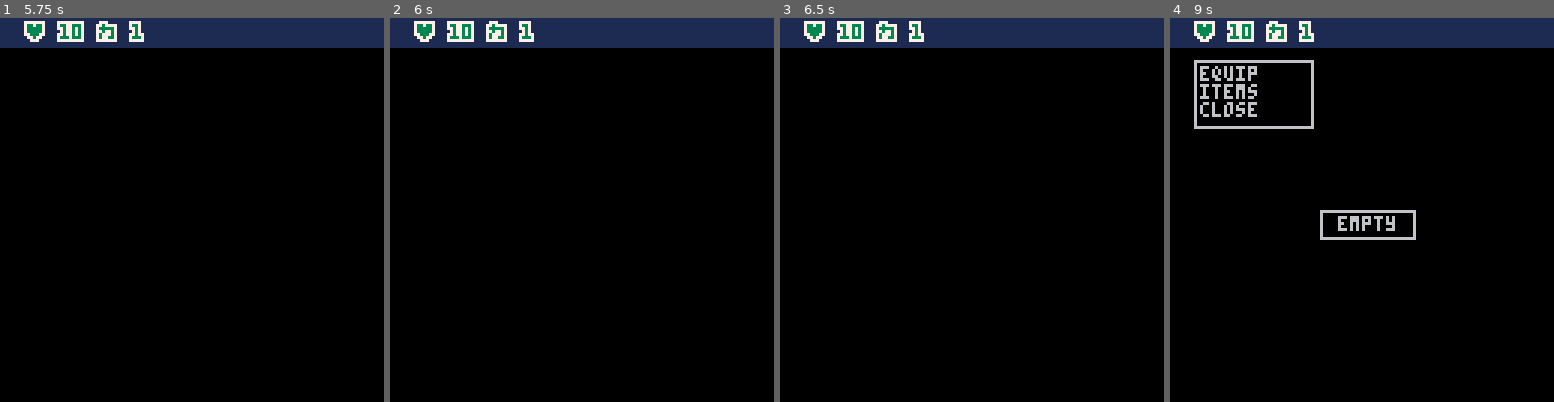
Above: before the commit, frames 1-4 (left to right).
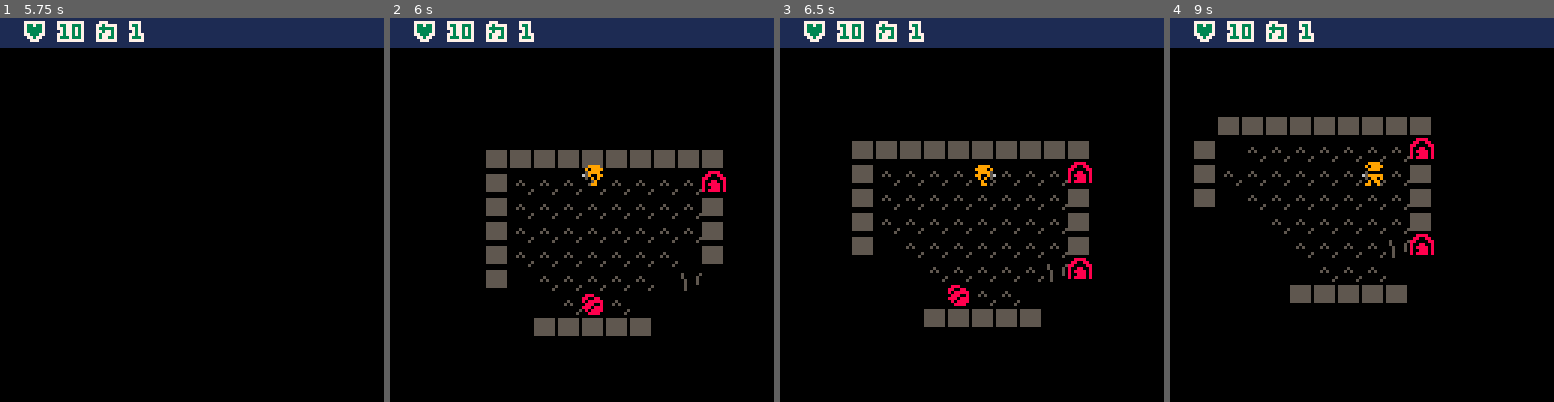
Above: after the commit, the same moments.

Repository: chebastian/picoabyss
Game: PICO-8 cartridge rouge.p8
Two runs of this game, one before a commit and one after it. Both use one fixed random seed, a clock stepped at 60 frames per second and the inputs below.
Inputs:
- Up to frame 1 (5.75 s): tap X (X key) at 0.33, 1.07, 1.85, 2.97, 4.08, 5.2 s; tap O (Z key) at 0.7, 1.7, 2.1, 2.5, 2.9, 3.3, 3.7, 4.1, 4.5, 4.9, 5.3, 5.7 s; hold Right 1.6-2.1 s; hold Up 2.15-2.42 s; hold Right 2.47-3.03 s; hold Left 3.08-3.58 s; hold Down 3.63-3.97 s; hold Right 4.02-4.68 s; hold Up 4.73-5.03 s; hold Left 5.08-5.68 s; hold Down from 5.73 s (still down)
- Up to frame 2 (6 s): keep holding Down
- Up to frame 3 (6.5 s): release Down at 6.03 s; hold Right from 6.08 s (still down); tap O (Z key) at 6.1 s; tap X (X key) at 6.32 s
- Up to frame 4 (9 s): tap O (Z key) every 0.4 s from 6.5 to 8.9 s; release Right at 6.58 s; hold Right 6.63-7.13 s; hold Up 7.18-7.45 s; tap X (X key) at 7.43, 8.55 s; hold Right 7.5-8.07 s; hold Left 8.12-8.62 s; hold Down from 8.67 s (still down)

Frame 1 is identical in both runs. In frame 2, 7.6% of the frame differs, in the area x 25-88%, y 34-83%; in frame 3, 7.6%; in frame 4, 9.0%, in the area x 6-69%, y 10-75%.

Commit message:
only add traps to empty spaces, not occupied by walls or other entities
e.g multiple smokes

Diff:
--- a/rouge.p8
+++ b/rouge.p8
@@ -654,7 +654,7 @@
 function upd_smok(e)
 	if e.life <= 0 then
 		del(_ents,e)
-		updatefow()
+--		updatefow()
 	else
 		e.life -= 1
 		if e.life <= 1 then
@@ -754,7 +754,11 @@
 		-- release squid
 		_dbg[1] = #dirs
 		for d in all(dirs) do
-		 add_trap(_mobsmok,p(ent.pos.x+d.x,ent.pos.y+d.y),trap_noop)
+		 local dx,dy = ent.pos.x+d.x,ent.pos.y+d.y
+			if not chk_solid(p(dx,dy))
+			and not sld_ent_at(p(dx,dy)) then
+				 add_trap(_mobsmok,p(ent.pos.x+d.x,ent.pos.y+d.y),trap_noop)
+			end
 		end
 	 add_trap(_mobsmok,p(ent.pos.x,ent.pos.y),trap_noop)
 		updatefow()
